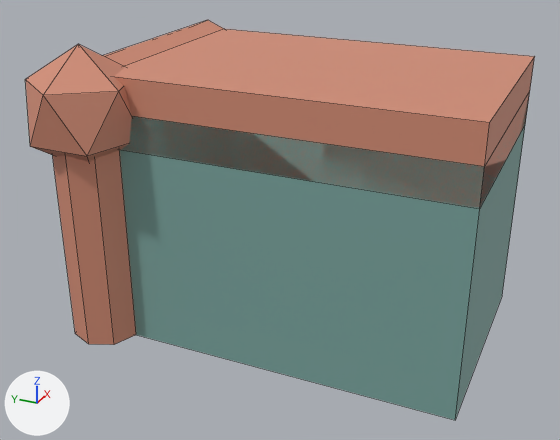
The FBX model Assets/_Project/Art/Models/Kit/TH_Tile_1.fbx as it was, and as the next commit left it.
The view is the same before and after, from a 50 mm lens placed at (-1.306, -1.097, 0.477), pointed at (0.181, -0.428, -0.266). Lighting does not change. The marker at lower left points along +X, +Y and +Z. The older version comes first. Mesh edges are drawn as thin lines. Where no turn or scale is listed for an object, it has been applied to the vertices.

The first picture shows 'TH_Tile_1'.
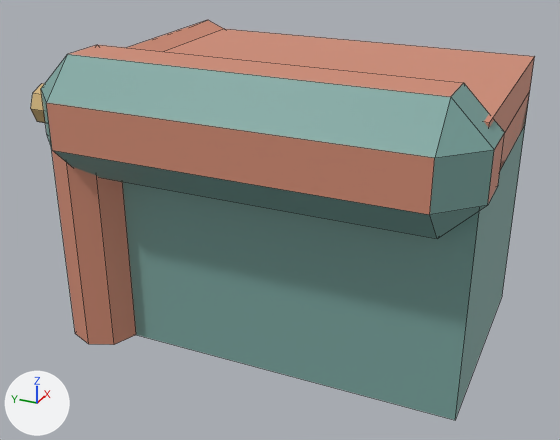
Boxes (x1, y1, x2, y2) around the edits, measured in the pictures (560 x 440 px; the box of a moved part takes in the faces that stretch with it):
'TH_Tile_1', reshaped: before (25, 20, 535, 420); after (31, 20, 535, 420)
part 1 of me_th_tile_1_001, added: after (31, 84, 45, 123)
part 2 of me_th_tile_1_001, moved or reshaped: before (25, 44, 132, 162); after (41, 45, 505, 239)

The edits, one by one:
Material 'Metal.TH' (mat_metal_th) is new.
Its base color is (0.76, 0.56, 0.26) (beige #e2c58b).
Its metallic is 0.6.
Its roughness is 0.55.
me_th_tile_1_001 is used by ob_th_tile_1; location (0.0, 0.0, 0.0).
me_th_tile_1_001 had 60 vertices, 52 faces and spanned x -0.125..0.55, y -0.9..0.069, z -0.55..0.14.
me_th_tile_1_001 now has 88 vertices, 68 faces and spans x -0.13..0.55, y -0.92..0.06, z -0.55..0.13.
me_th_tile_1_001 part 1: a new loose piece, an 8-sided cylinder along y spanning x -0.045..0.045, y 0.02..0.06, z -0.045..0.045, in mat_metal_th (beige #e2c58b).
Part 2, on me_th_tile_1_001:
11 vertices are removed from x -0.125..0.125, y -0.169..0.069, z -0.14..0.063.
20 faces are deleted.
1 vertex moves from x 0.0, y -0.05, z 0.14 to x 0.13, y -0.06, z 0.05.
15 vertices are added at x -0.13..0.13, y -0.92..0.02, z -0.13..0.13.
8 new vertices lie (0.1, 0.0, 0.0) away from vertices in x -0.05, y -0.92..0.02, z -0.13..0.13.
20 new faces join them, mat_body_th (greyish cyan #7ca6a0).
6 new faces join them, mat_trim_th (beige #d48e76).
me_th_tile_1_001 gains material mat_metal_th (beige #e2c58b).
